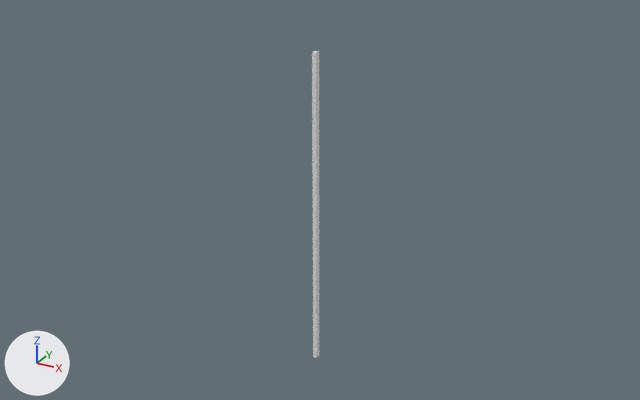
One commit to the FBX model UnityGame/Assets/Models/parasolding.fbx: the scene before it, then after it.
Rendered twice from a camera (50 mm lens) standing at (2.48, -4.44, 2.76) and looking at (0.01, 0.04, 0.51). The axes (+X, +Y, +Z) are drawn at lower left. The lights are the same throughout. Mesh edges are drawn as thin lines on the coarser meshes. Where no turn or scale is listed for an object, it has been applied to the vertices.
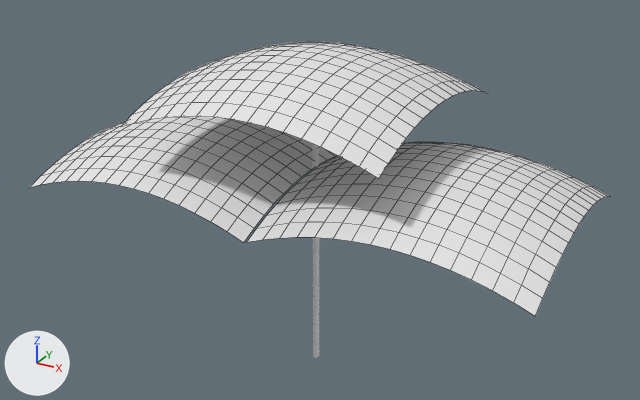
Commit message: parasol fix

What changed in the scene script:
```text
Add me_surfpatch_003:
    me_surfpatch_003.from_pydata(...)  # 256 vertices, 225 faces; spans x -0.81..0.81, y -0.81..0.81, z 1.12..1.48
Add ob_surfpatch_002:
    ob_surfpatch_002 = bpy.data.objects.new('SurfPatch.002', me_surfpatch_003)
    ob_surfpatch_002.location = (-0.804, 0.0, -0.537)
Add ob_surfpatch_001:
    ob_surfpatch_001 = bpy.data.objects.new('SurfPatch.001', me_surfpatch_003.copy())
    ob_surfpatch_001.location = (0.826, 0.0, -0.532)
Add ob_surfpatch:
    ob_surfpatch = bpy.data.objects.new('SurfPatch', me_surfpatch_003.copy())
    ob_surfpatch.location = (0.0, 0.0, 0.0)
```

Changed parts and their boxes [x1, y1, x2, y2] in the pictures (640 x 400 px):
'SurfPatch.001', added: after [247, 142, 609, 316]
'SurfPatch', added: after [122, 42, 488, 179]
'SurfPatch.002', added: after [29, 116, 337, 242]
